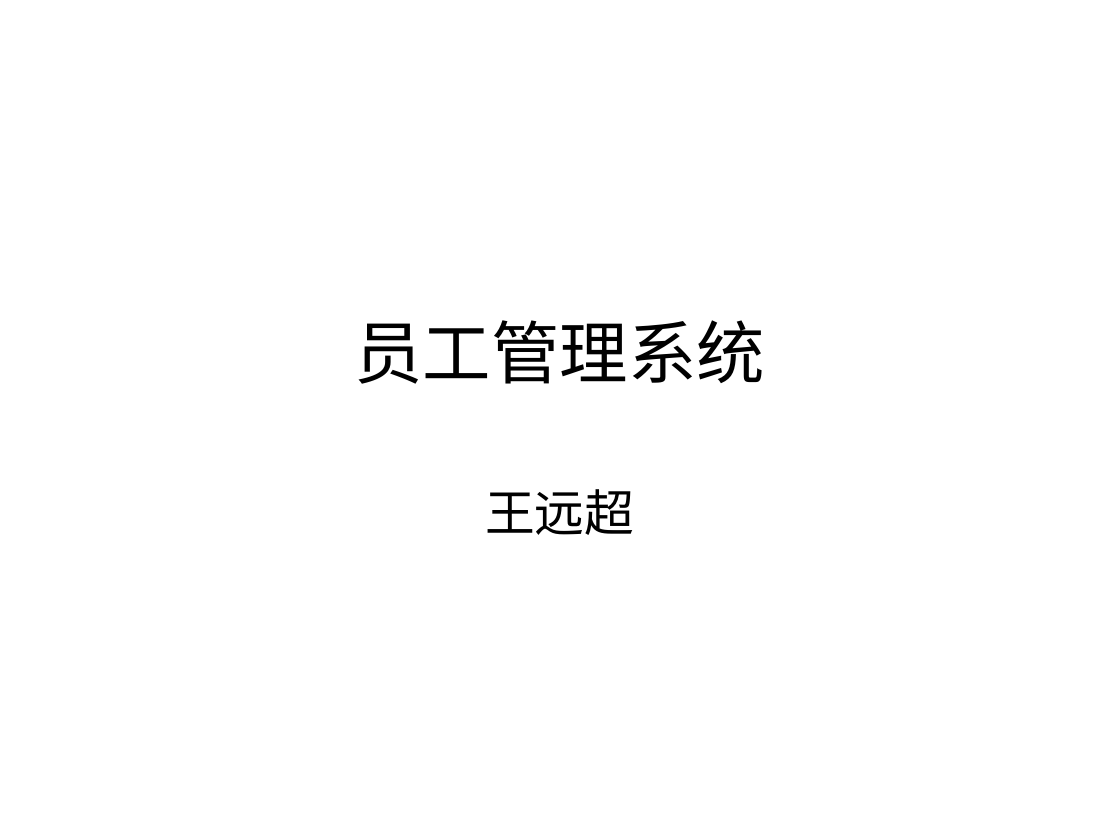
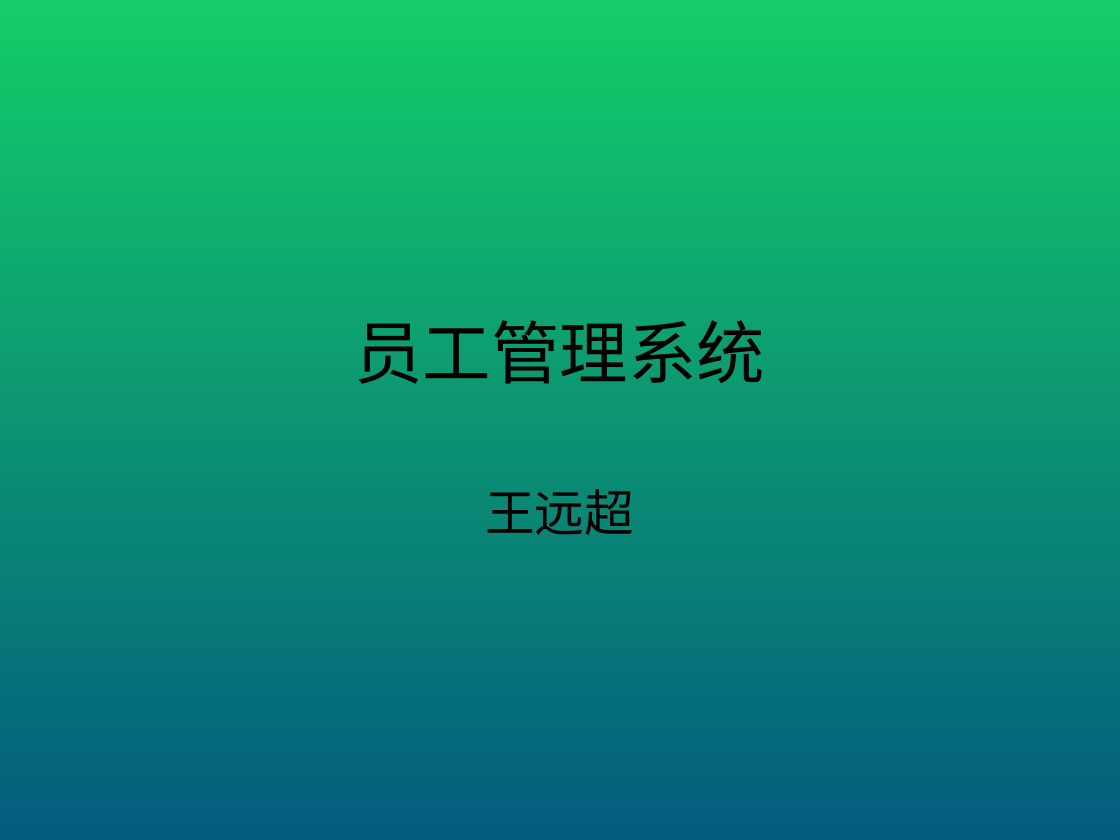
Before and after one commit to wyc19973737/Demo, a slide deck: slide 1 of 员工管理.ppt. Drawn at 1120x840 pixels with LibreOffice and Linux fonts; fonts in the diff are those of the drawing; background and template pictures are left out. Boxes give left, top, right and bottom in pixels: in the first picture for what was removed or moved away, otherwise in the second. Text is boxed around its words. In the diff, an @@ line names an element or a change of style, - is before the commit and + after.

```diff
--- a/员工管理.ppt
+++ b/员工管理.ppt
@@ background picture (left out) to gradient #14CD68 to #035C7D @@
```
Also in this commit, not shown: 6 other slides changed.
